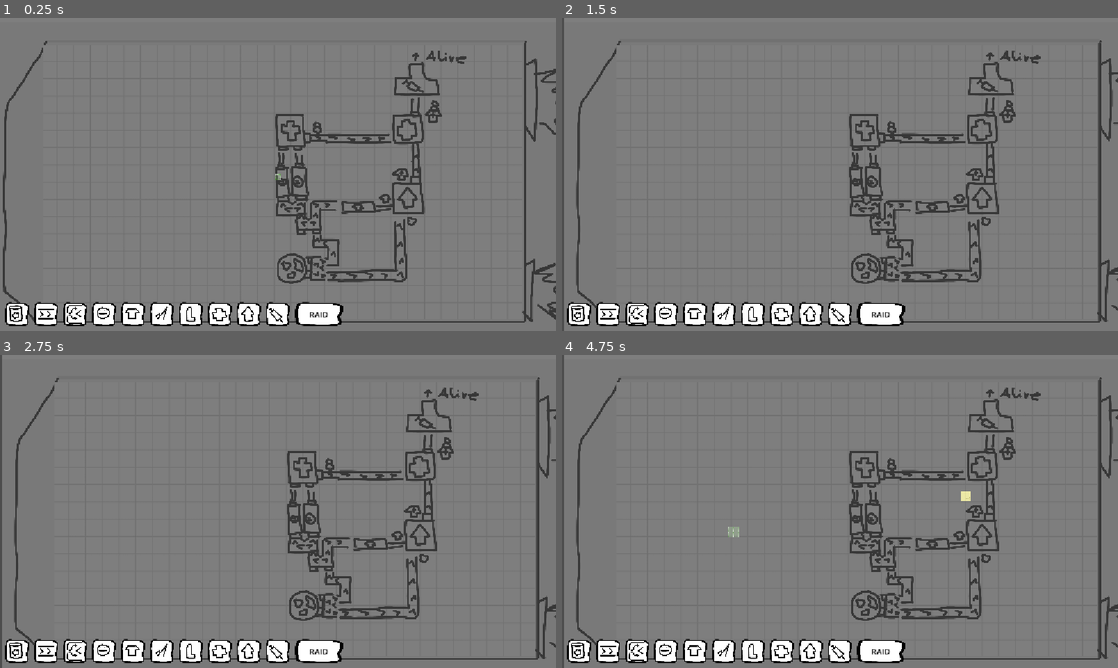
Above: before the commit, frames 1-4 (two rows, left to right).
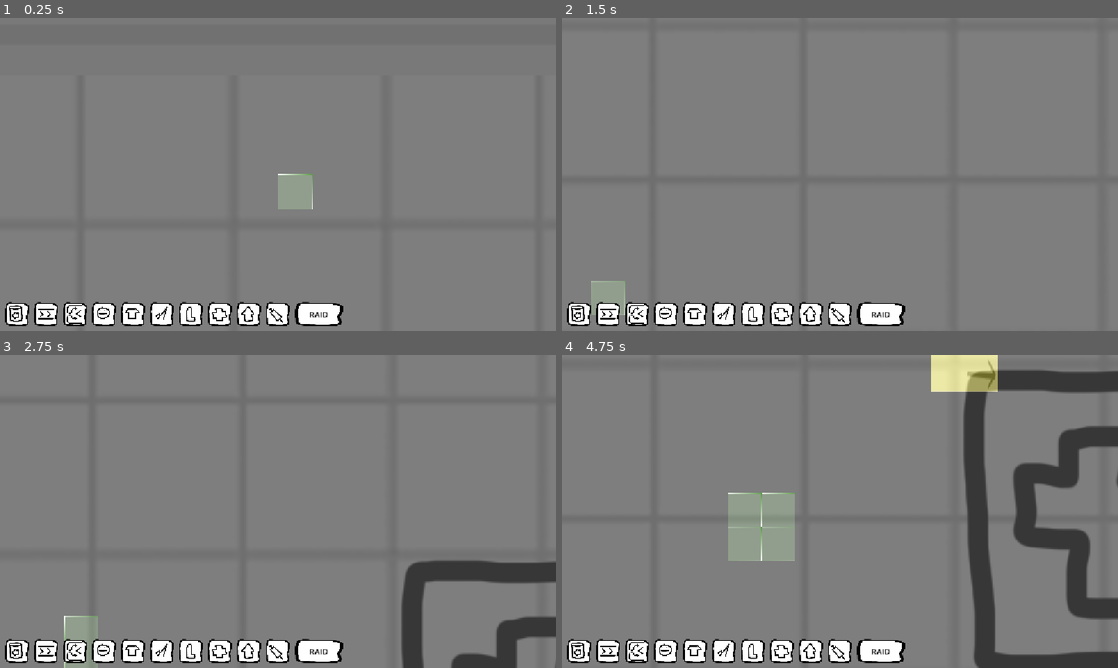
Above: after the commit, the same moments.

Repository: Schlutzkrapfen/Camara-Game
Game: Godot game, scene res://Levels/main_scene_RobertTesting.tscn
The game is run twice, just before and just after one commit, with the same random seed, the same clock (stepped at 60 frames per second) and the same inputs. This scene is started directly instead of the project's main scene. The engine's default icon, where the game draws it, is replaced by a stand-in: a white triangle on a blue panel in a dark square.
Inputs (mouse positions are in pixels of both pictures, inside the frame that each line leads up to):
- Up to frame 1 (0.25 s): no input
- Up to frame 2 (1.5 s): click (578, 315) at 0.5 s; click (606, 315) at 1.25 s
- Up to frame 3 (2.75 s): click (72, 652) at 2 s
- Up to frame 4 (4.75 s): tap Enter at 2.75 s; move the mouse to (962, 495) at 2.77 s; hold 9 (Upgrader) 2.78-3.5 s; tap 0 (Aliver) at 2.85 s; click (962, 495) at 2.92 s; tap Space at 3.02, 4.52 s; click (667, 652) at 3.5 s; move the mouse to (728, 527) at 4.27 s; tap 2 (Belt) at 4.35 s

The runs differ from the first frame. In frame 1, 5.7% of the frame differs, in the area x 0-100%, y 7-98%; in frame 2, 6.3%; in frame 3, 9.8%; in frame 4, 18%, in the area x 0-100%, y 0-100%.

Commit message:
fix: grid to 0x0 and Camera tweaking

Diff:
--- a/Levels/main_scene_RobertTesting.tscn
+++ b/Levels/main_scene_RobertTesting.tscn
@@ -75,23 +75,20 @@
 [node name="Main Scene" type="Node2D" unique_id=1857987435]
 
 [node name="Camera2D" type="Camera2D" parent="." unique_id=1101754663]
-position = Vector2(576, 327)
 script = ExtResource("1_q6pkb")
-locked = true
 min_zoom = 0.0
-max_zoom = 5.0
-min_y = -1000.0
-max_y = 650.0
-min_x = 0.0
-max_x = 1150.0
-locked_min_y = 30.0
-locked_max_y = 650.0
-locked_min_x = 0.0
-locked_max_x = 1150.0
-show_gizmos = false
+max_zoom = 0.7
+zoom_step = 1.15
+min_y = -14000.0
+max_y = 7300.0
+min_x = -7600.0
+max_x = 7600.0
+locked_min_y = -900.0
+locked_max_y = 7300.0
+locked_min_x = -7600.0
+locked_max_x = 7600.0
 
 [node name="MainTailMap" type="TileMapLayer" parent="." unique_id=271784119]
-scale = Vector2(0.1, 0.1)
 tile_set = SubResource("TileSet_nacyp")
 script = ExtResource("6_814nw")
 
@@ -100,7 +97,6 @@
 main_tile_map = NodePath("..")
 
 [node name="CheckIfBuild" type="TileMapLayer" parent="." unique_id=1360988074 node_paths=PackedStringArray("main_tileset")]
-scale = Vector2(0.1, 0.1)
 tile_set = SubResource("TileSet_mne4e")
 physics_quadrant_size = 100
 script = ExtResource("10_kq7mr")
@@ -108,8 +104,8 @@
 
 [node name="Sprite2D" type="Sprite2D" parent="." unique_id=9532409]
 self_modulate = Color(1, 1, 1, 0.2784314)
-position = Vector2(577.00006, -154.00002)
-scale = Vector2(0.2989258, 0.2989258)
+position = Vector2(0, -3463)
+scale = Vector2(4, 4)
 texture = ExtResource("12_2d3ho")
 
 [node name="UI" parent="." unique_id=1117017474 instance=ExtResource("14_fo3dw")]
--- a/script/globals/GameManager.gd
+++ b/script/globals/GameManager.gd
@@ -13,6 +13,7 @@
 
 # --- Inputs -------------------------------------------------------------------
 
+@onready var btn_GooFactory: TextureButton = $"../UI/Margin/HBox/GooFactory"
 @onready var btn_Conveyor: TextureButton = $"../UI/Margin/HBox/ConveyorBelt"
 @onready var btn_Splitter: TextureButton = $"../UI/Margin/HBox/Splitter"
 @onready var btn_Head: TextureButton = $"../UI/Margin/HBox/HeadFactory"
@@ -25,6 +26,7 @@
 @onready var btn_Raid: TextureButton = $"../UI/Margin/HBox/RAID"
 
 func _ready() -> void:
+	btn_GooFactory.pressed.connect(func(): Global.current_house = 0)
 	btn_Conveyor.pressed.connect(func(): Global.current_house = 1)
 	btn_Splitter.pressed.connect(func(): Global.current_house = 2)
 	btn_Head.pressed.connect(func(): Global.current_house = 3)
